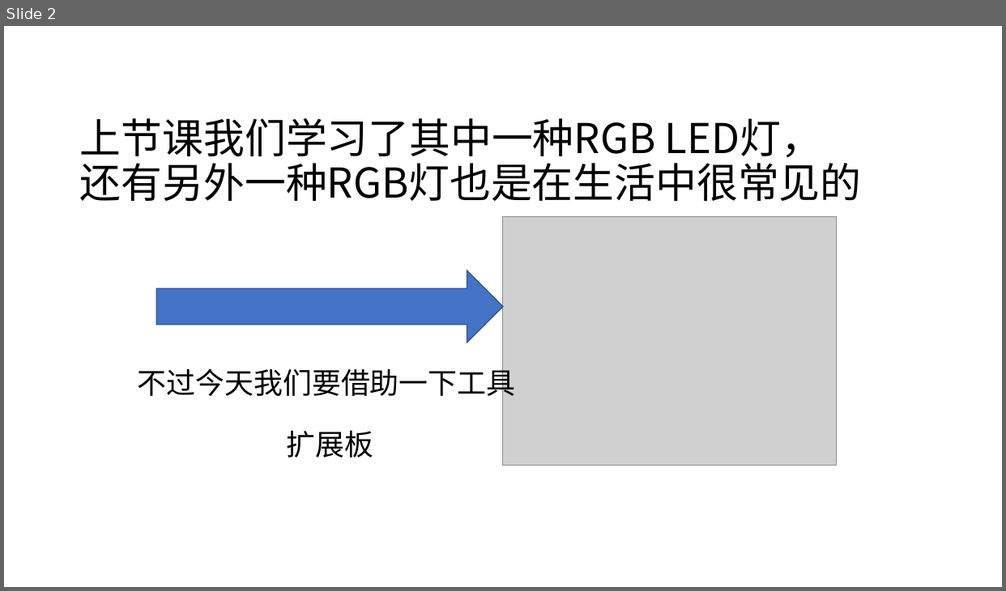
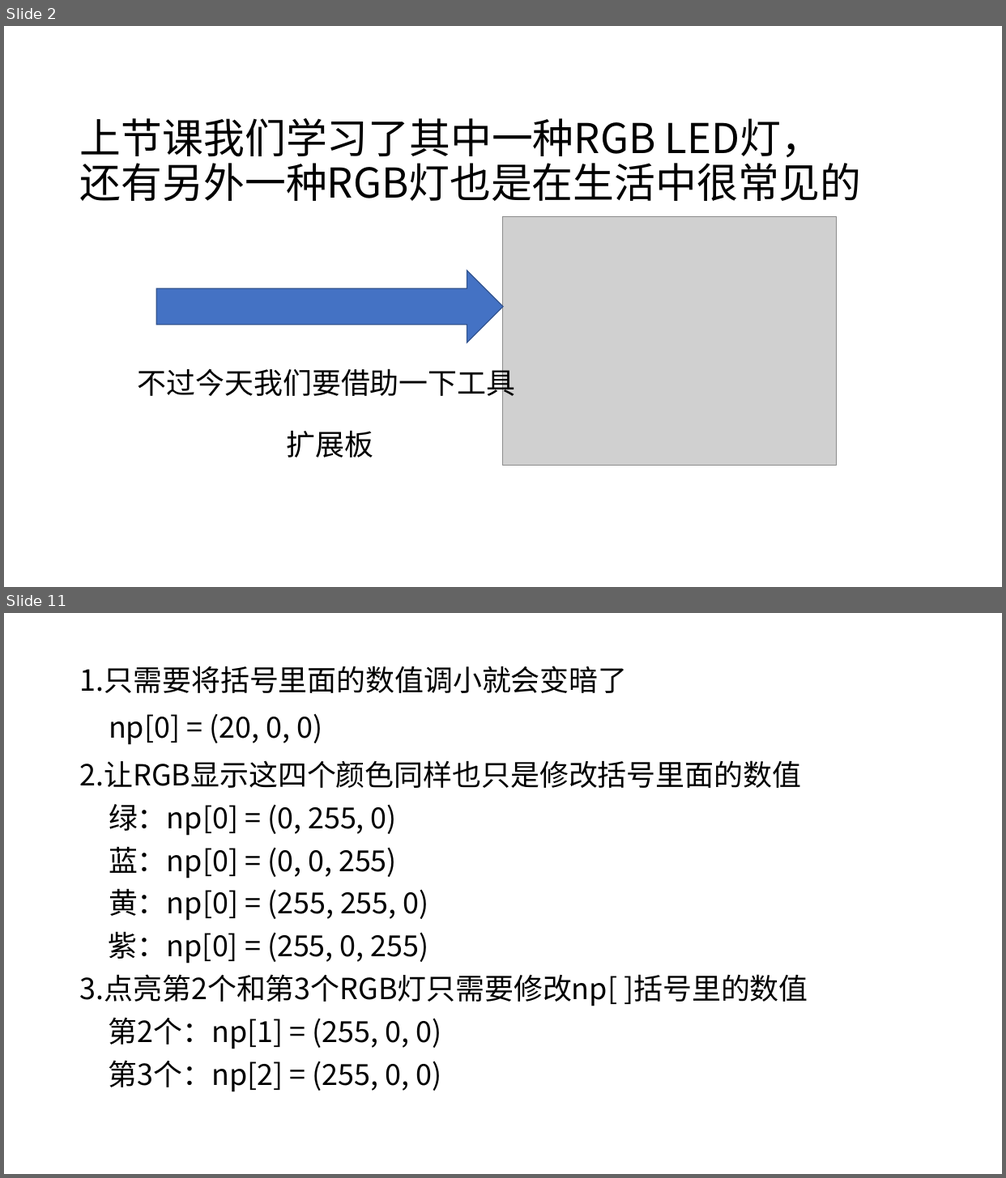
Before and after one commit to chenjiegd/microbit_Repository, a slide deck: micro_bit/microbit课件/4.点亮RGB灯.pptx. Shown one above the other, each under a label of ours: slide 2 before the commit, slides 2 and 11 after it; the slides between them are not shown. The pictures are 1006x591 and 1006x1178 pixels, drawn with LibreOffice and Linux fonts; fonts in the diff are those of the drawing; grey boxes stand for pictures. Boxes give left, top, right and bottom in pixels: in the first picture for what was removed or moved away, otherwise in the second. Text is boxed around its words. In the diff, an @@ line names an element or a change of style, - is before the commit and + after.

```diff
--- a/micro_bit/microbit课件/4.点亮RGB灯.pptx
+++ b/micro_bit/microbit课件/4.点亮RGB灯.pptx
@@ slide 11 added at [4,613,1002,1174], background #FFFFFF @@
@@ text added at [80,666,628,693], 28 pt, text #000000 @@
+1.只需要将括号里面的数值调小就会变暗了
@@ text added at [108,713,322,745], 28 pt, text #000000 @@
+np[0] = (20, 0, 0)
@@ text added at [80,760,801,788], 28 pt, text #000000 @@
+2.让RGB显示这四个颜色同样也只是修改括号里面的数值
@@ text added at [108,804,397,836], 28 pt, text #000000 @@
+绿：np[0] = (0, 255, 0)
@@ text added at [108,846,397,879], 28 pt, text #000000 @@
+蓝：np[0] = (0, 0, 255)
@@ text added at [108,888,429,921], 28 pt, text #000000 @@
+黄：np[0] = (255, 255, 0)
@@ text added at [108,931,429,964], 28 pt, text #000000 @@
+紫：np[0] = (255, 0, 255)
@@ text added at [80,974,808,1007], 28 pt, text #000000 @@
+3.点亮第2个和第3个RGB灯只需要修改np[ ]括号里的数值
@@ text added at [108,1017,442,1050], 28 pt, text #000000 @@
+第2个：np[1] = (255, 0, 0)
@@ text added at [108,1060,442,1093], 28 pt, text #000000 @@
+第3个：np[2] = (255, 0, 0)
```
Also in this commit, not shown: 17 other slides added, 1 slide removed.
